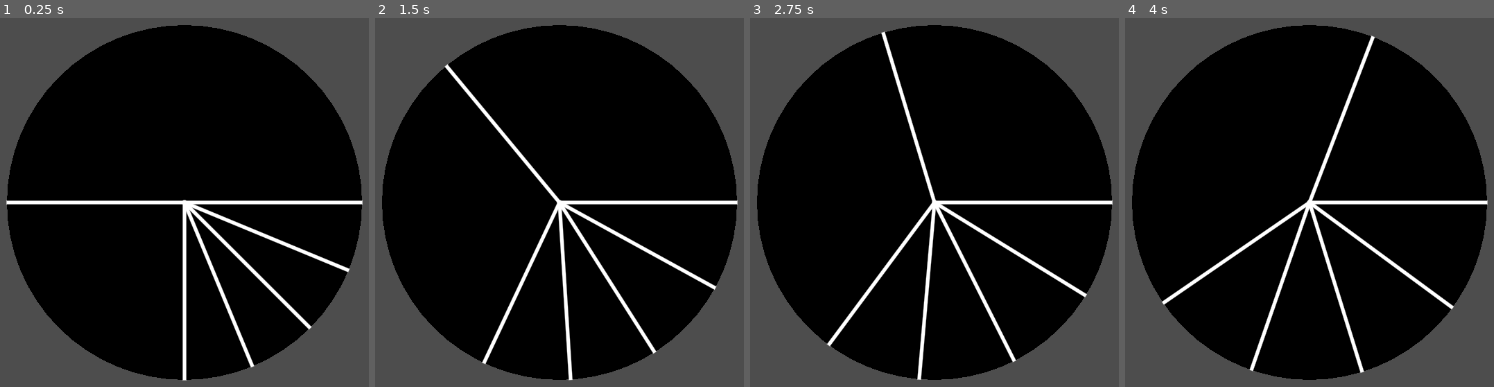
Above: before the commit, frames 1-4 (left to right).
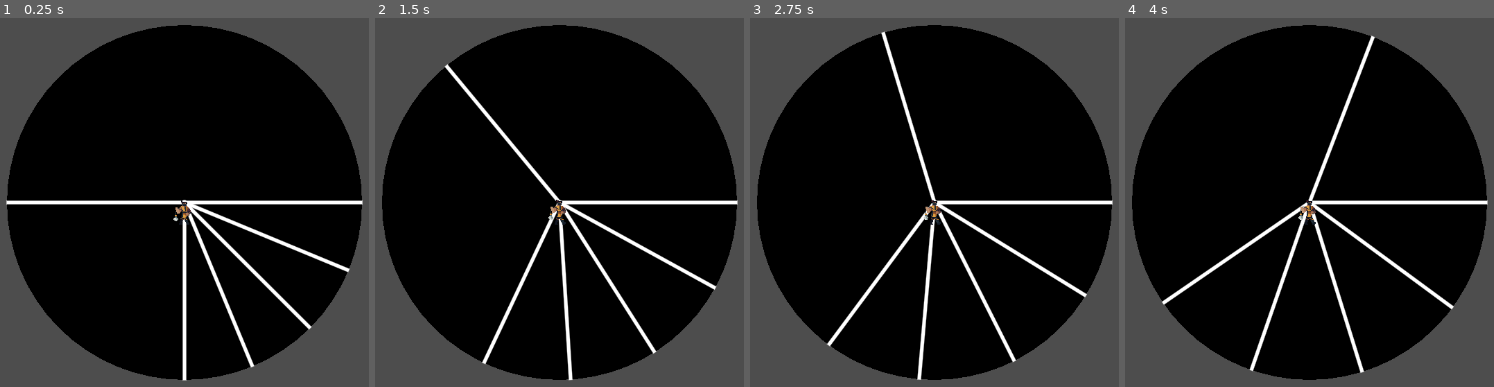
Above: after the commit, the same moments.

Repository: damon3169/WheelsWill
Game: Godot game, scene res://Scenes/MainScene.tscn
Two runs of this game, one before a commit and one after it. Both use one fixed random seed, a clock stepped at 60 frames per second and the inputs below.
Inputs:
- Up to frame 1 (0.25 s): no input
- Up to frame 2 (1.5 s): tap Enter at 0.5 s; hold A (addTest) 0.53-1.28 s; tap Space at 1.25 s; tap A (addTest) at 1.35 s
- Up to frame 3 (2.75 s): tap Enter at 2 s; hold A (addTest) from 2.03 s (still down)
- Up to frame 4 (4 s): tap Space at 2.75 s; release A (addTest) at 2.78 s; tap A (addTest) at 2.85 s; tap Enter at 3.5 s; hold A (addTest) from 3.53 s (still down)

The runs differ from the first frame. In frame 1, 0.2% of the frame differs, in the area x 46-52%, y 49-57%; in frame 2, 0.2%; in frame 3, 0.2%; in frame 4, 0.2%.

Commit message:
2d character basic movement
2d character basic movement

Diff:
--- /dev/null
+++ b/wheels-will/Scenes/BettingSpace.tscn
@@ -0,0 +1,7 @@
+[gd_scene format=3 uid="uid://b2ya1udhnofyk"]
+
+[ext_resource type="PackedScene" uid="uid://c5cdgjbjbanm2" path="res://Scenes/player.tscn" id="1_3dfmn"]
+
+[node name="BettingSpace" type="Node2D" unique_id=2145258075]
+
+[node name="Player" parent="." unique_id=1950543396 instance=ExtResource("1_3dfmn")]
--- a/wheels-will/Scenes/MainScene.tscn
+++ b/wheels-will/Scenes/MainScene.tscn
@@ -1,10 +1,13 @@
 [gd_scene format=3 uid="uid://cnnfj1i8o8ojo"]
 
 [ext_resource type="PackedScene" uid="uid://c7iekha7c8pps" path="res://Scenes/wheel_of_fortune.tscn" id="1_hpc76"]
+[ext_resource type="PackedScene" uid="uid://c5cdgjbjbanm2" path="res://Scenes/player.tscn" id="2_tr2i4"]
 
 [node name="Node2D" type="Node2D" unique_id=729257999]
 
 [node name="WheelOfFortune" parent="." unique_id=957966518 instance=ExtResource("1_hpc76")]
 horseWeigh = Array[float]([0.0, 25.0, 25.0, 25.0, 25.0, 100.0, 200.0])
 
+[node name="Player" parent="." unique_id=1950543396 instance=ExtResource("2_tr2i4")]
+
 [node name="Camera2D" type="Camera2D" parent="." unique_id=822558824]
--- /dev/null
+++ b/wheels-will/Scenes/player.tscn
@@ -0,0 +1,128 @@
+[gd_scene format=3 uid="uid://c5cdgjbjbanm2"]
+
+[ext_resource type="Script" uid="uid://ckga3f8ony2ss" path="res://Scenes/player_movement.gd" id="1_cvnsp"]
+[ext_resource type="Texture2D" uid="uid://6f4tqtdj76qx" path="res://Sprites/yellowNinja - walk.png" id="1_v0iea"]
+
+[sub_resource type="AtlasTexture" id="AtlasTexture_cvnsp"]
+atlas = ExtResource("1_v0iea")
+region = Rect2(384, 0, 128, 128)
+
+[sub_resource type="AtlasTexture" id="AtlasTexture_6t5aa"]
+atlas = ExtResource("1_v0iea")
+region = Rect2(512, 0, 128, 128)
+
+[sub_resource type="AtlasTexture" id="AtlasTexture_vgqql"]
+atlas = ExtResource("1_v0iea")
+region = Rect2(0, 0, 128, 128)
+
+[sub_resource type="AtlasTexture" id="AtlasTexture_fkybt"]
+atlas = ExtResource("1_v0iea")
+region = Rect2(128, 0, 128, 128)
+
+[sub_resource type="AtlasTexture" id="AtlasTexture_x3wgy"]
+atlas = ExtResource("1_v0iea")
+region = Rect2(256, 0, 128, 128)
+
+[sub_resource type="AtlasTexture" id="AtlasTexture_3smsa"]
+atlas = ExtResource("1_v0iea")
+region = Rect2(384, 0, 128, 128)
+
+[sub_resource type="AtlasTexture" id="AtlasTexture_8erm5"]
+atlas = ExtResource("1_v0iea")
+region = Rect2(512, 0, 128, 128)
+
+[sub_resource type="AtlasTexture" id="AtlasTexture_f1ek2"]
+atlas = ExtResource("1_v0iea")
+region = Rect2(640, 0, 128, 128)
+
+[sub_resource type="AtlasTexture" id="AtlasTexture_tx1dd"]
+atlas = ExtResource("1_v0iea")
+region = Rect2(768, 0, 128, 128)
+
+[sub_resource type="AtlasTexture" id="AtlasTexture_gymyn"]
+atlas = ExtResource("1_v0iea")
+region = Rect2(896, 0, 128, 128)
+
+[sub_resource type="AtlasTexture" id="AtlasTexture_pu2lt"]
+atlas = ExtResource("1_v0iea")
+region = Rect2(1024, 0, 128, 128)
+
+[sub_resource type="AtlasTexture" id="AtlasTexture_ukyrk"]
+atlas = ExtResource("1_v0iea")
+region = Rect2(1152, 0, 128, 128)
+
+[sub_resource type="SpriteFrames" id="SpriteFrames_7dp3o"]
+animations = [{
+"frames": [{
+"duration": 1.0,
+"texture": SubResource("AtlasTexture_cvnsp")
+}, {
+"duration": 1.0,
+"texture": SubResource("AtlasTexture_6t5aa")
+}, {
+"duration": 1.0,
+"texture": SubResource("AtlasTexture_cvnsp")
+}, {
+"duration": 1.0,
+"texture": SubResource("AtlasTexture_cvnsp")
+}, {
+"duration": 1.0,
+"texture": SubResource("AtlasTexture_cvnsp")
+}],
+"loop": true,
+"name": &"Idle",
+"speed": 5.0
+}, {
+"frames": [{
+"duration": 1.0,
+"texture": SubResource("AtlasTexture_vgqql")
+}, {
+"duration": 1.0,
+"texture": SubResource("AtlasTexture_fkybt")
+}, {
+"duration": 1.0,
+"texture": SubResource("AtlasTexture_x3wgy")
+}, {
+"duration": 1.0,
+"texture": SubResource("AtlasTexture_3smsa")
+}, {
+"duration": 1.0,
+"texture": SubResource("AtlasTexture_8erm5")
+}, {
+"duration": 1.0,
+"texture": SubResource("AtlasTexture_f1ek2")
+}, {
+"duration": 1.0,
+"texture": SubResource("AtlasTexture_tx1dd")
+}, {
+"duration": 1.0,
+"texture": SubResource("AtlasTexture_gymyn")
+}, {
+"duration": 1.0,
+"texture": SubResource("AtlasTexture_pu2lt")
+}, {
+"duration": 1.0,
+"texture": SubResource("AtlasTexture_ukyrk")
+}],
+"loop": true,
+"name": &"Walking",
+"speed": 5.0
+}]
+
+[sub_resource type="CapsuleShape2D" id="CapsuleShape2D_h4iuc"]
+radius = 12.0
+height = 38.0
+
+[node name="Player" type="CharacterBody2D" unique_id=1950543396]
+script = ExtResource("1_cvnsp")
+
+[node name="sprite" type="AnimatedSprite2D" parent="." unique_id=1563426703]
+unique_name_in_owner = true
+sprite_frames = SubResource("SpriteFrames_7dp3o")
+animation = &"Walking"
+autoplay = "Idle"
+frame_progress = 0.3389658
+
+[node name="CollisionShape2D" type="CollisionShape2D" parent="." unique_id=1663686894]
+position = Vector2(0, 15)
+shape = SubResource("CapsuleShape2D_h4iuc")
--- /dev/null
+++ b/wheels-will/Scenes/player_movement.gd
@@ -0,0 +1,22 @@
+extends CharacterBody2D
+
+
+@export var movement_speed : float = 500
+var character_direction : Vector2
+
+func _physics_process(delta: float):
+	character_direction.x = Input.get_axis("move_left", "move_right")
+	character_direction.y = Input.get_axis("move_up", "move_down")
+
+	#flip
+	if character_direction.x > 0: %sprite.flip_h = false
+	elif character_direction.x < 0: %sprite.flip_h = true
+
+	if character_direction:
+		velocity = character_direction * movement_speed
+		if %sprite.animation != "Walking": %sprite.animation = "Walking"
+	else:
+		velocity = velocity.move_toward(Vector2.ZERO, movement_speed)
+		if %sprite.animation != "Idle": %sprite.animation = "Idle"
+
+	move_and_slide()
--- a/wheels-will/project.godot
+++ b/wheels-will/project.godot
@@ -22,6 +22,26 @@
 "events": [Object(InputEventKey,"resource_local_to_scene":false,"resource_name":"","device":-1,"window_id":0,"alt_press …(191 unchanged characters)…
 ]
 }
+move_up={
+"deadzone": 0.2,
+"events": [Object(InputEventJoypadMotion,"resource_local_to_scene":false,"resource_name":"","device":-1,"axis":1,"axis_value":-1.0,"script":null)
+]
+}
+move_down={
+"deadzone": 0.2,
+"events": [Object(InputEventJoypadMotion,"resource_local_to_scene":false,"resource_name":"","device":-1,"axis":1,"axis_value":1.0,"script":null)
+]
+}
+move_left={
+"deadzone": 0.2,
+"events": [Object(InputEventJoypadMotion,"resource_local_to_scene":false,"resource_name":"","device":-1,"axis":0,"axis_value":-1.0,"script":null)
+]
+}
+move_right={
+"deadzone": 0.2,
+"events": [Object(InputEventJoypadMotion,"resource_local_to_scene":false,"resource_name":"","device":-1,"axis":0,"axis_value":1.0,"script":null)
+]
+}
 
 [physics]
 
Not shown, added: wheels-will/Scenes/player_movement.gd.uid
Binary file added: wheels-will/Sprites/spritesheet_players.png
Not shown, added: wheels-will/Sprites/spritesheet_players.png.import
Not shown, added: wheels-will/Sprites/spritesheet_players.xml
Binary file added: wheels-will/Sprites/yellowNinja - walk.png
Not shown, added: wheels-will/Sprites/yellowNinja - walk.png.import
